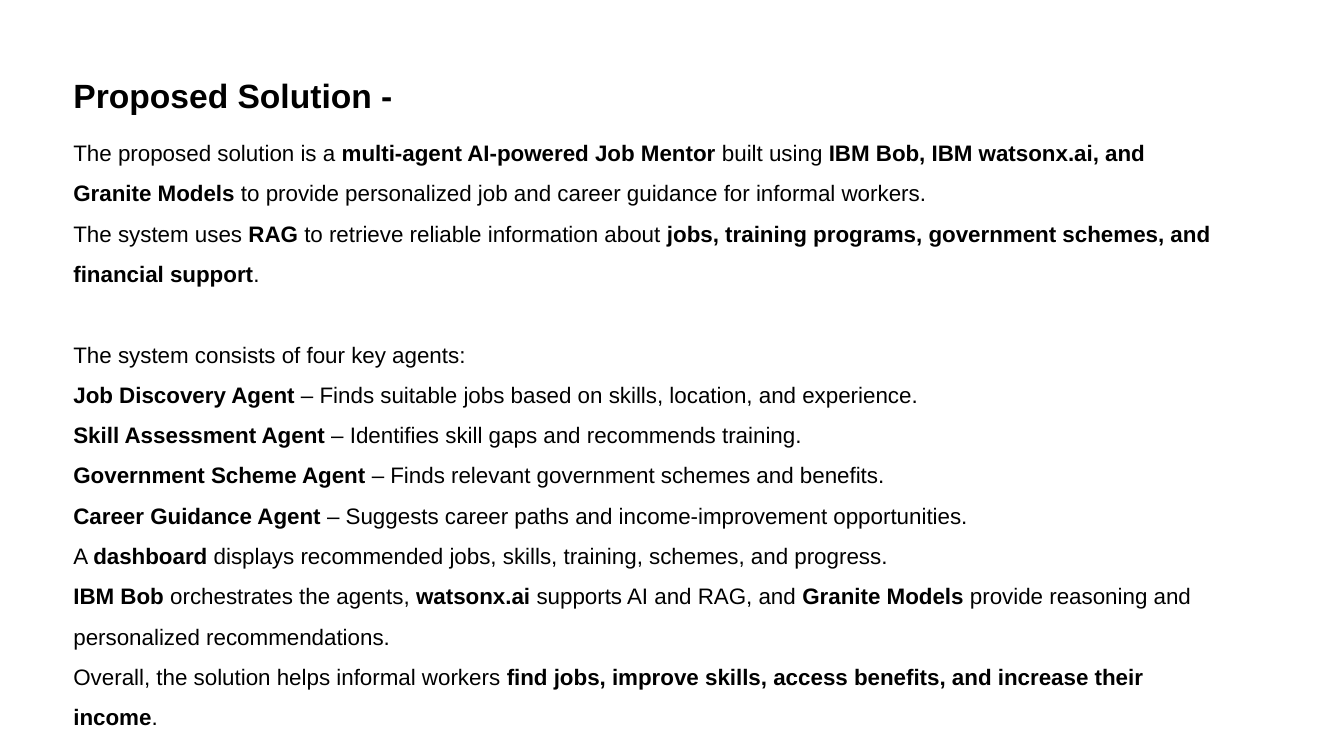
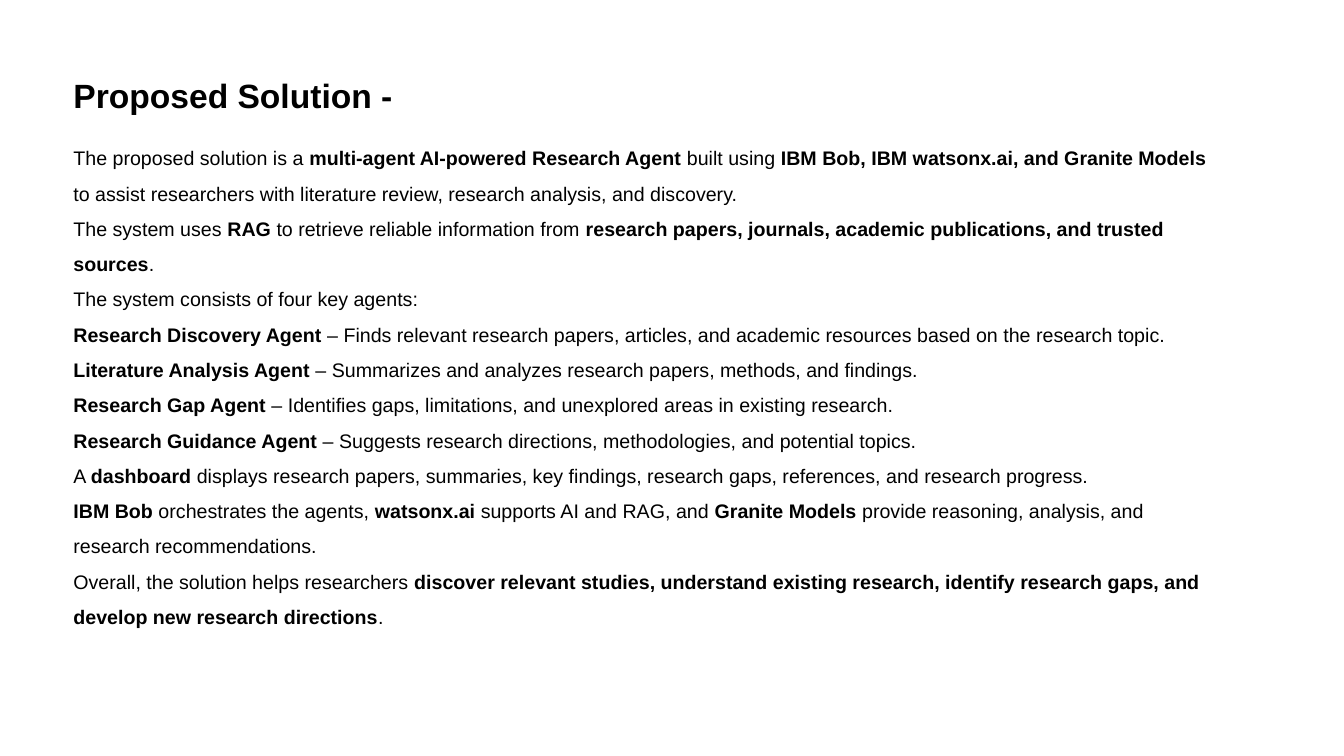
Before and after one commit to smmohan07/my-ibm-bob-project, a slide deck: slide 4 of IBM_internship119.pptx. Drawn at 1344x756 pixels with LibreOffice and Linux fonts; fonts in the diff are those of the drawing. Boxes give left, top, right and bottom in pixels: in the first picture for what was removed or moved away, otherwise in the second. Text is boxed around its words. In the diff, an @@ line names an element or a change of style, - is before the commit and + after.

```diff
--- a/IBM_internship119.pptx
+++ b/IBM_internship119.pptx
@@ text at [73,150,1206,272]: text changed; size 16 to 14 pt @@
-The proposed solution is a multi-agent AI-powered Job Mentor built using IBM Bob, IBM watsonx.ai, and Granite Models to provide personalized job and career guidance for informal workers.
-The system uses RAG to retrieve reliable information about jobs, training programs, government schemes, and financial support.
+The proposed solution is a multi-agent AI-powered Research Agent built using IBM Bob, IBM watsonx.ai, and Granite Models to assist researchers with literature review, research analysis, and discovery.
+The system uses RAG to retrieve reliable information from research papers, journals, academic publications, and trusted sources.
@@ text at [73,291,418,310]: size 16 to 14 pt in "The system consists of four key agents:" @@
@@ text at [73,327,1199,628]: text changed; size 16 to 14 pt @@
-Job Discovery Agent – Finds suitable jobs based on skills, location, and experience.
-Skill Assessment Agent – Identifies skill gaps and recommends training.
-Government Scheme Agent – Finds relevant government schemes and benefits.
-Career Guidance Agent – Suggests career paths and income-improvement opportunities.
-A dashboard displays recommended jobs, skills, training, schemes, and progress.
-IBM Bob orchestrates the agents, watsonx.ai supports AI and RAG, and Granite Models provide reasoning and personalized recommendations.
-Overall, the solution helps informal workers find jobs, improve skills, access benefits, and increase their income.
+Research Discovery Agent – Finds relevant research papers, articles, and academic resources based on the research topic.
+Literature Analysis Agent – Summarizes and analyzes research papers, methods, and findings.
+Research Gap Agent – Identifies gaps, limitations, and unexplored areas in existing research.
+Research Guidance Agent – Suggests research directions, methodologies, and potential topics.
+A dashboard displays research papers, summaries, key findings, research gaps, references, and research progress.
+IBM Bob orchestrates the agents, watsonx.ai supports AI and RAG, and Granite Models provide reasoning, analysis, and research recommendations.
+Overall, the solution helps researchers discover relevant studies, understand existing research, identify research gaps, and develop new research directions.
```
Also in this commit, not shown: 2 other slides changed.
